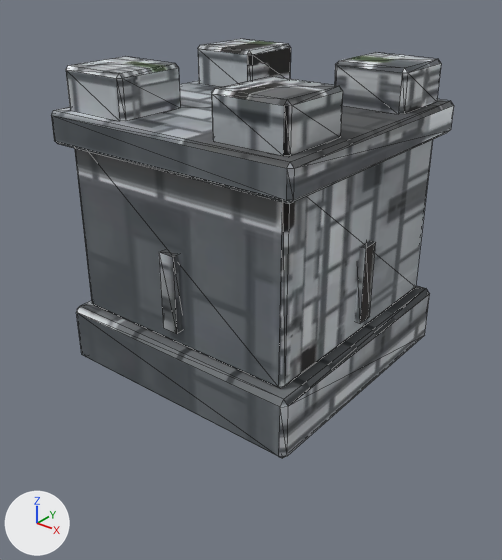
The glTF model public/models/wall_human.glb: old version first, new version second.
Both versions are drawn from a 50 mm lens placed at (3.29, -4.2, 3.24), pointed at (0.04, -0.13, 0.73). The lights are fixed; the arrows at lower left show +X, +Y and +Z. The first picture is the older version. Mesh edges are drawn as thin lines. Where no turn or scale is listed for an object, it has been applied to the vertices. Vertices at exactly the same position are counted once.

The first picture shows 'Static_Mesh'.
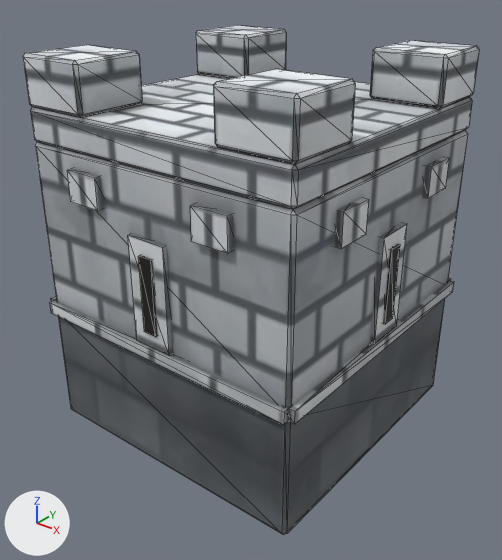
Changed parts and their boxes [x1, y1, x2, y2] in the pictures (502 x 560 px; the box of a moved part takes in the faces that stretch with it):
'Static_Mesh', reshaped (13% wider, 21% taller): before [51, 39, 454, 458]; after [23, 25, 479, 534]
part 1 of me_static_mesh, added: after [49, 300, 289, 425]
part 2 of me_static_mesh, added: after [67, 169, 103, 211]
part 3 of me_static_mesh, added: after [190, 204, 233, 254]
part 4 of me_static_mesh, added: after [128, 234, 173, 355]
part 5 of me_static_mesh, moved or reshaped (not visible before): after [139, 256, 157, 337]
part 6 of me_static_mesh, added: after [287, 280, 454, 424]
part 7 of me_static_mesh, added: after [335, 198, 369, 249]
part 8 of me_static_mesh, added: after [422, 157, 449, 198]
part 9 of me_static_mesh, added: after [370, 223, 407, 343]
part 10 of me_static_mesh, moved or reshaped: before [355, 241, 376, 323]; after [383, 244, 400, 324]
part 11 of me_static_mesh, rebuilt: before [74, 139, 433, 388]; after [23, 25, 479, 534]
part 12 of me_static_mesh, deleted: before [51, 39, 454, 334]
part 13 of me_static_mesh, deleted: before [76, 286, 430, 458]

What changed in the scene script:
```text
Change me_static_mesh:
    used by ob_static_mesh; location = (0.0, 0.0, 0.0)
    remove me_static_mesh.from_pydata(...)  # 200 vertices, 356 faces; spans x -1.1..1.1, y -1.1..1.1, z 0.0..2.45
    add me_static_mesh.from_pydata(...)  # 354 vertices, 616 faces; spans x -1.25..1.25, y -1.25..1.25, z -0.55..2.54
    me_static_mesh part 1: a new loose piece, a box spanning x -1.2..1.2, y -1.25..-1.15, z 0.47..0.57, in mat_atlas (picture img_wall_human_atlas)
    me_static_mesh part 2: a new loose piece, a box spanning x -0.75..-0.45, y -1.25..-1.15, z 1.54..1.78, in mat_atlas (picture img_wall_human_atlas)
    me_static_mesh part 3: a new loose piece, a box spanning x 0.45..0.75, y -1.25..-1.15, z 1.54..1.78, in mat_atlas (picture img_wall_human_atlas)
    me_static_mesh part 4: a new loose piece, a box spanning x -0.17..0.17, y -1.235..-1.165, z 0.58..1.42, in mat_atlas (picture img_wall_human_atlas)
    me_static_mesh part 5: the loose piece of 8 vertices spanning x -0.07..0.07, y 0.97..1.05, z 0.64..1.26 is moved by (0.0, -2.23, 0.05)
    me_static_mesh part 6: a new loose piece, a box spanning x 1.15..1.25, y -1.2..1.2, z 0.47..0.57, in mat_atlas (picture img_wall_human_atlas)
    me_static_mesh part 7: a new loose piece, a box spanning x 1.15..1.25, y -0.75..-0.45, z 1.54..1.78, in mat_atlas (picture img_wall_human_atlas)
    me_static_mesh part 8: a new loose piece, a box spanning x 1.15..1.25, y 0.45..0.75, z 1.54..1.78, in mat_atlas (picture img_wall_human_atlas)
    me_static_mesh part 9: a new loose piece, a box spanning x 1.165..1.235, y -0.17..0.17, z 0.58..1.42, in mat_atlas (picture img_wall_human_atlas)
    me_static_mesh part 10: the loose piece of 8 vertices spanning x 0.97..1.05, y -0.07..0.07, z 0.64..1.26 is moved by (0.21, 0.0, 0.05)
    me_static_mesh part 11: the loose piece of 24 vertices spanning x -1.0..1.0, y -1.0..1.0, z 0.5..2.0 is rebuilt with 156 vertices and now spans x -1.2..1.2, y -1.2..1.2, z -0.55..2.54
    me_static_mesh part 12: 7 loose pieces with 136 vertices, spanning x -1.1..1.1, y -1.1..1.1, z 0.64..2.45, are deleted
    me_static_mesh part 13: 24 vertices removed from x -1.1..1.1, y -1.1..1.1, z 0.0..0.5
    other edits to the shape of me_static_mesh do not show in these pictures
```
